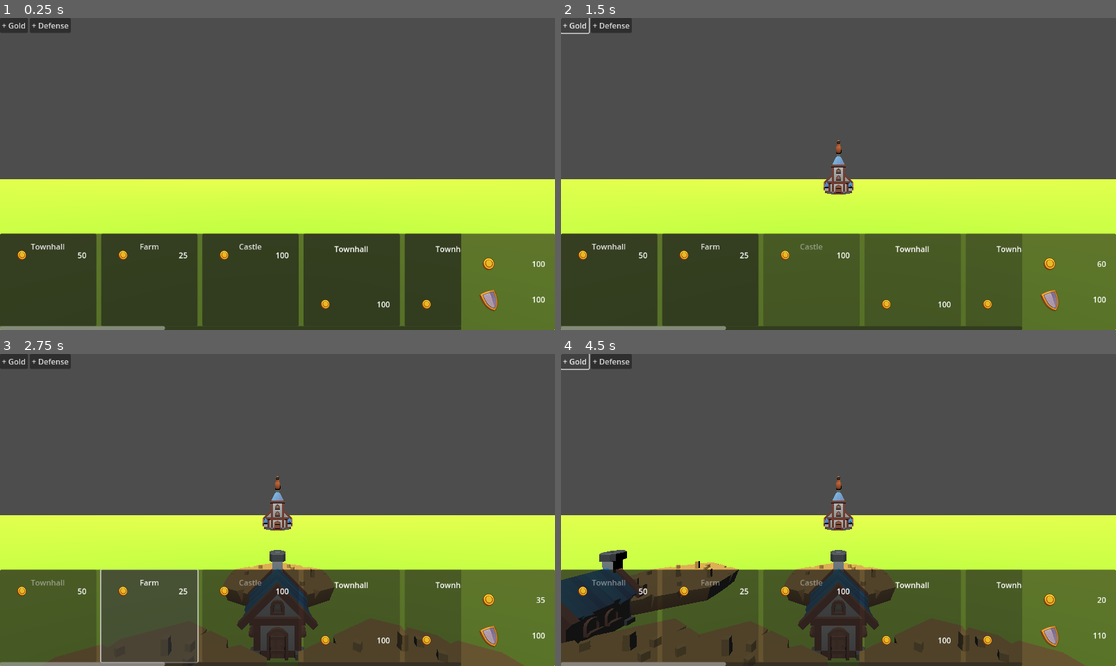
Above: before the commit, frames 1-4 (two rows, left to right).
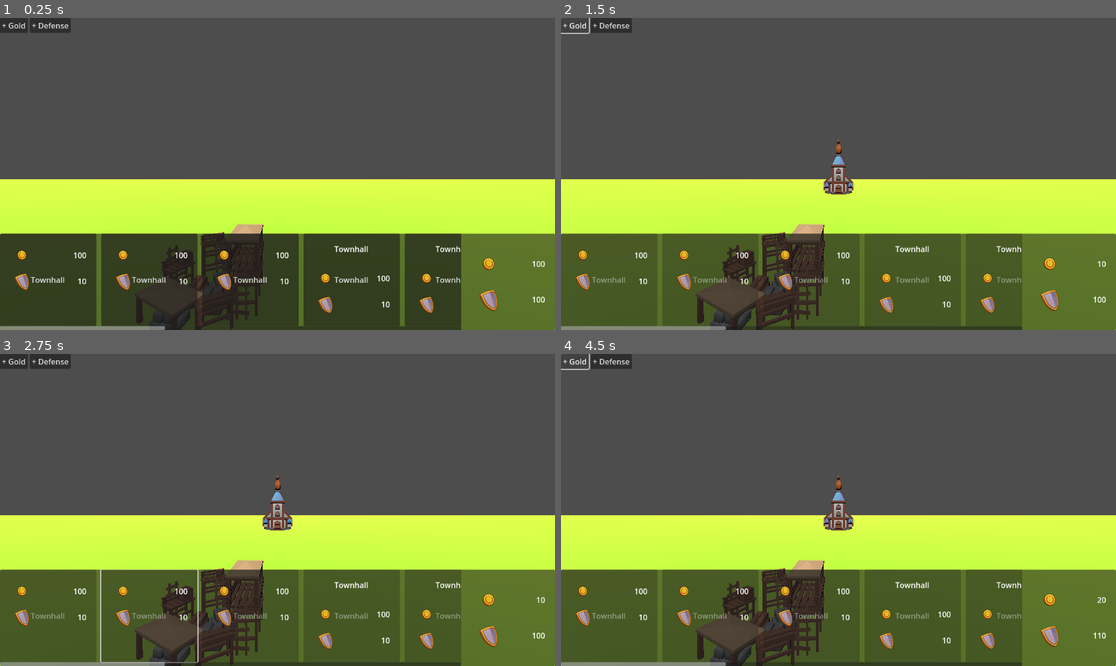
Above: after the commit, the same moments.

Repository: bocdagla/wild-jam-69
Game: Godot game, scene res://scenes/dev/bocdagla.tscn
Two runs of this game, one before a commit and one after it. Both use one fixed random seed, a clock stepped at 60 frames per second and the inputs below. This scene is started directly instead of the project's main scene.
Inputs (mouse positions are in pixels of both pictures, inside the frame that each line leads up to):
- Up to frame 1 (0.25 s): no input
- Up to frame 2 (1.5 s): click "Townhall" at 0.5 s; click "+ Gold" at 1.25 s
- Up to frame 3 (2.75 s): click (149, 616) at 2 s, where only the run before the commit has a clickable "Farm"
- Up to frame 4 (4.5 s): click "+ Defense" at 2.75 s; click (710, 616) at 3.5 s, where only the run before the commit has a clickable "Farm"; click "+ Gold" at 4.25 s

The runs differ from the first frame. In frame 1, 3.7% of the frame differs, in the area x 2-84%, y 66-100%; in frame 2, 13%, in the area x 0-98%, y 66-100%; in frame 3, 7.5%; in frame 4, 12%.

Commit message:
Add database

Diff:
--- /dev/null
+++ b/resources/buildings/town_hall.tres
@@ -0,0 +1,14 @@
+[gd_resource type="Resource" script_class="BuildingRecord" load_steps=2 format=3 uid="uid://cgu15mlsrt7cw"]
+
+[ext_resource type="Script" path="res://scripts/resources/Building.gd" id="1_gxkwo"]
+
+[resource]
+script = ExtResource("1_gxkwo")
+name = "Townhall"
+gold_cost = 100
+defense_cost = 10
+build_turns = 0
+gold_gain = 0
+defense_gain = 0
+turn_gold_gain = 0
+turn_defense_gain = 0
--- a/scenes/dev/bocdagla.tscn
+++ b/scenes/dev/bocdagla.tscn
@@ -1,10 +1,12 @@
-[gd_scene load_steps=9 format=3 uid="uid://c1ig3hxgelsi1"]
+[gd_scene load_steps=11 format=3 uid="uid://c1ig3hxgelsi1"]
 
 [ext_resource type="Script" path="res://scripts/gameplay/building_creation/building_manager.gd" id="3_3auqd"]
 [ext_resource type="Script" path="res://prefabs/gameplay/resource_manager/resource_manager.gd" id="3_8yfc5"]
-[ext_resource type="Script" path="res://prefabs/gameplay/building_creation/buy_building_button.gd" id="3_n7gp6"]
+[ext_resource type="Script" path="res://scripts/gameplay/building_creation/buy_building_button.gd" id="3_n7gp6"]
+[ext_resource type="Resource" uid="uid://cgu15mlsrt7cw" path="res://resources/buildings/town_hall.tres" id="4_ox2nw"]
 [ext_resource type="Texture2D" uid="uid://dqpn44sihm61b" path="res://art/textures/icons/64/Coin.png" id="4_vyr5u"]
 [ext_resource type="Texture2D" uid="uid://bl1stv7uc6qrf" path="res://art/textures/icons/64/ShieldLargeT2.png" id="5_2fuwc"]
+[ext_resource type="PackedScene" uid="uid://ecqohh4ya31d" path="res://art/models/neutral/building_scaffolding.gltf" id="7_k4644"]
 [ext_resource type="PackedScene" uid="uid://b217m2gh7rwaf" path="res://prefabs/gameplay/building_creation/grid.tscn" id="16_gvmon"]
 
 [sub_resource type="StandardMaterial3D" id="StandardMaterial3D_x4cuk"]
@@ -72,7 +74,7 @@
 
 "
 script = ExtResource("3_n7gp6")
-gold_cost = 50
+buildin_record = ExtResource("4_ox2nw")
 
 [node name="MarginContainer" type="MarginContainer" parent="BuildUI/VBoxContainer/PanelContainer/HBoxContainer/ScrollContainer/HBoxContainer/Townhall"]
 layout_mode = 1
@@ -128,7 +130,7 @@
 
 "
 script = ExtResource("3_n7gp6")
-gold_cost = 25
+buildin_record = ExtResource("4_ox2nw")
 
 [node name="MarginContainer" type="MarginContainer" parent="BuildUI/VBoxContainer/PanelContainer/HBoxContainer/ScrollContainer/HBoxContainer/Farm"]
 layout_mode = 1
@@ -184,6 +186,7 @@
 
 "
 script = ExtResource("3_n7gp6")
+buildin_record = ExtResource("4_ox2nw")
 
 [node name="MarginContainer" type="MarginContainer" parent="BuildUI/VBoxContainer/PanelContainer/HBoxContainer/ScrollContainer/HBoxContainer/Castle"]
 layout_mode = 1
@@ -231,6 +234,7 @@
 custom_minimum_size = Vector2(200, 0)
 layout_mode = 2
 script = ExtResource("3_n7gp6")
+buildin_record = ExtResource("4_ox2nw")
 
 [node name="MarginContainer" type="MarginContainer" parent="BuildUI/VBoxContainer/PanelContainer/HBoxContainer/ScrollContainer/HBoxContainer/Button4"]
 layout_mode = 1
@@ -284,6 +288,7 @@
 custom_minimum_size = Vector2(200, 0)
 layout_mode = 2
 script = ExtResource("3_n7gp6")
+buildin_record = ExtResource("4_ox2nw")
 
 [node name="MarginContainer" type="MarginContainer" parent="BuildUI/VBoxContainer/PanelContainer/HBoxContainer/ScrollContainer/HBoxContainer/Button5"]
 layout_mode = 1
@@ -337,6 +342,7 @@
 custom_minimum_size = Vector2(200, 0)
 layout_mode = 2
 script = ExtResource("3_n7gp6")
+buildin_record = ExtResource("4_ox2nw")
 
 [node name="MarginContainer" type="MarginContainer" parent="BuildUI/VBoxContainer/PanelContainer/HBoxContainer/ScrollContainer/HBoxContainer/Button6"]
 layout_mode = 1
@@ -390,6 +396,7 @@
 custom_minimum_size = Vector2(200, 0)
 layout_mode = 2
 script = ExtResource("3_n7gp6")
+buildin_record = ExtResource("4_ox2nw")
 
 [node name="MarginContainer" type="MarginContainer" parent="BuildUI/VBoxContainer/PanelContainer/HBoxContainer/ScrollContainer/HBoxContainer/Button7"]
 layout_mode = 1
@@ -443,6 +450,7 @@
 custom_minimum_size = Vector2(200, 0)
 layout_mode = 2
 script = ExtResource("3_n7gp6")
+buildin_record = ExtResource("4_ox2nw")
 
 [node name="MarginContainer" type="MarginContainer" parent="BuildUI/VBoxContainer/PanelContainer/HBoxContainer/ScrollContainer/HBoxContainer/Button8"]
 layout_mode = 1
@@ -496,6 +504,7 @@
 custom_minimum_size = Vector2(200, 0)
 layout_mode = 2
 script = ExtResource("3_n7gp6")
+buildin_record = ExtResource("4_ox2nw")
 
 [node name="MarginContainer" type="MarginContainer" parent="BuildUI/VBoxContainer/PanelContainer/HBoxContainer/ScrollContainer/HBoxContainer/Button9"]
 layout_mode = 1
@@ -549,6 +558,7 @@
 custom_minimum_size = Vector2(200, 0)
 layout_mode = 2
 script = ExtResource("3_n7gp6")
+buildin_record = ExtResource("4_ox2nw")
 
 [node name="MarginContainer" type="MarginContainer" parent="BuildUI/VBoxContainer/PanelContainer/HBoxContainer/ScrollContainer/HBoxContainer/Button10"]
 layout_mode = 1
@@ -602,6 +612,7 @@
 custom_minimum_size = Vector2(200, 0)
 layout_mode = 2
 script = ExtResource("3_n7gp6")
+buildin_record = ExtResource("4_ox2nw")
 
 [node name="MarginContainer" type="MarginContainer" parent="BuildUI/VBoxContainer/PanelContainer/HBoxContainer/ScrollContainer/HBoxContainer/Button11"]
 layout_mode = 1
@@ -655,6 +666,7 @@
 custom_minimum_size = Vector2(200, 0)
 layout_mode = 2
 script = ExtResource("3_n7gp6")
+buildin_record = ExtResource("4_ox2nw")
 
 [node name="MarginContainer" type="MarginContainer" parent="BuildUI/VBoxContainer/PanelContainer/HBoxContainer/ScrollContainer/HBoxContainer/Button12"]
 layout_mode = 1
@@ -708,6 +720,7 @@
 custom_minimum_size = Vector2(200, 0)
 layout_mode = 2
 script = ExtResource("3_n7gp6")
+buildin_record = ExtResource("4_ox2nw")
 
 [node name="MarginContainer" type="MarginContainer" parent="BuildUI/VBoxContainer/PanelContainer/HBoxContainer/ScrollContainer/HBoxContainer/Button13"]
 layout_mode = 1
@@ -832,6 +845,9 @@
 [node name="AddDefense" type="Button" parent="DevUI/GridContainer"]
 layout_mode = 2
 text = "+ Defense"
+
+[node name="building_scaffolding2" parent="." instance=ExtResource("7_k4644")]
+transform = Transform3D(1, 0, 0, 0, 1, 0, 0, 0, 1, -1.24866, 0, 2.2914)
 
 [connection signal="pressed" from="BuildUI/VBoxContainer/PanelContainer/HBoxContainer/ScrollContainer/HBoxContainer/Townhall" to="BuildingManager" method="build_townhall"]
 [connection signal="pressed" from="BuildUI/VBoxContainer/PanelContainer/HBoxContainer/ScrollContainer/HBoxContainer/Farm" to="BuildingManager" method="build_farm"]
--- a/prefabs/gameplay/building_creation/buy_building_button.gd
+++ b/scripts/gameplay/building_creation/buy_building_button.gd
@@ -3,8 +3,7 @@
 
 @onready var _resource_manager: ResourceManager = %ResourceManager;
 
-@export var gold_cost: int = 100;
-@export var defense_cost: int = 0;
+@export var buildin_record: BuildingRecord;
 
 @export_category("UI")
 @onready var _gold_label: Label = $MarginContainer/VBoxContainer/Label/GoldLabel;
@@ -16,25 +15,27 @@
 
 func _ready() -> void:
 	assert(_resource_manager);
+	assert(buildin_record);
 	var pressed_connections = pressed.get_connections();
 	for con in pressed_connections:
 		_pressed_callables.append(con.callable);
 		pressed.disconnect(con.callable);
 
 	_resource_manager.value_changed.connect(_set_available);
-	_gold_label.text = str(gold_cost);
-	_defense_label.text = str(defense_cost);
-	if defense_cost == 0:
+	text = buildin_record.name;
+	_gold_label.text = str(buildin_record.gold_cost);
+	_defense_label.text = str(buildin_record.defense_cost);
+	if buildin_record.defense_cost == 0:
 		_defense_label.visible = false;
 		_defense_icon.visible = false;
 
 
 func _pressed() -> void:
-	if _resource_manager.is_affordable(gold_cost, defense_cost):
-		_resource_manager.purchase(gold_cost);
+	if _resource_manager.is_affordable(buildin_record.gold_cost, buildin_record.defense_cost):
+		_resource_manager.purchase(buildin_record.gold_cost);
 		for callable in _pressed_callables:
 			if callable != null:
 				callable.call();
 
 func _set_available(_gold: int, _defense: int) -> void:
-	disabled = !_resource_manager.is_affordable(gold_cost, defense_cost);
+	disabled = !_resource_manager.is_affordable(buildin_record.gold_cost, buildin_record.defense_cost);
--- /dev/null
+++ b/scripts/resources/Building.gd
@@ -0,0 +1,26 @@
+class_name BuildingRecord;
+extends Resource
+
+@export var name: String;
+
+@export var gold_cost: int;
+@export var defense_cost: int;
+@export var build_turns: int;
+
+@export var gold_gain: int;
+@export var defense_gain: int;
+@export var turn_gold_gain: int;
+@export var turn_defense_gain: int;
+
+func _init(p_name: String = "", p_gold_cost: int = 0, p_defense_cost: int = 0,
+		p_build_turns: int = 0,
+	p_gold_gain: int = 0, p_defense_gain: int = 0,
+		  p_turn_gold_gain: int = 0, p_turn_defense_gain: int = 0) -> void:
+	name = p_name
+	gold_cost = p_gold_cost
+	defense_cost = p_defense_cost
+	build_turns = p_build_turns
+	gold_gain = p_gold_gain
+	defense_gain = p_defense_gain
+	turn_gold_gain = p_turn_gold_gain
+	turn_defense_gain = p_turn_defense_gain
